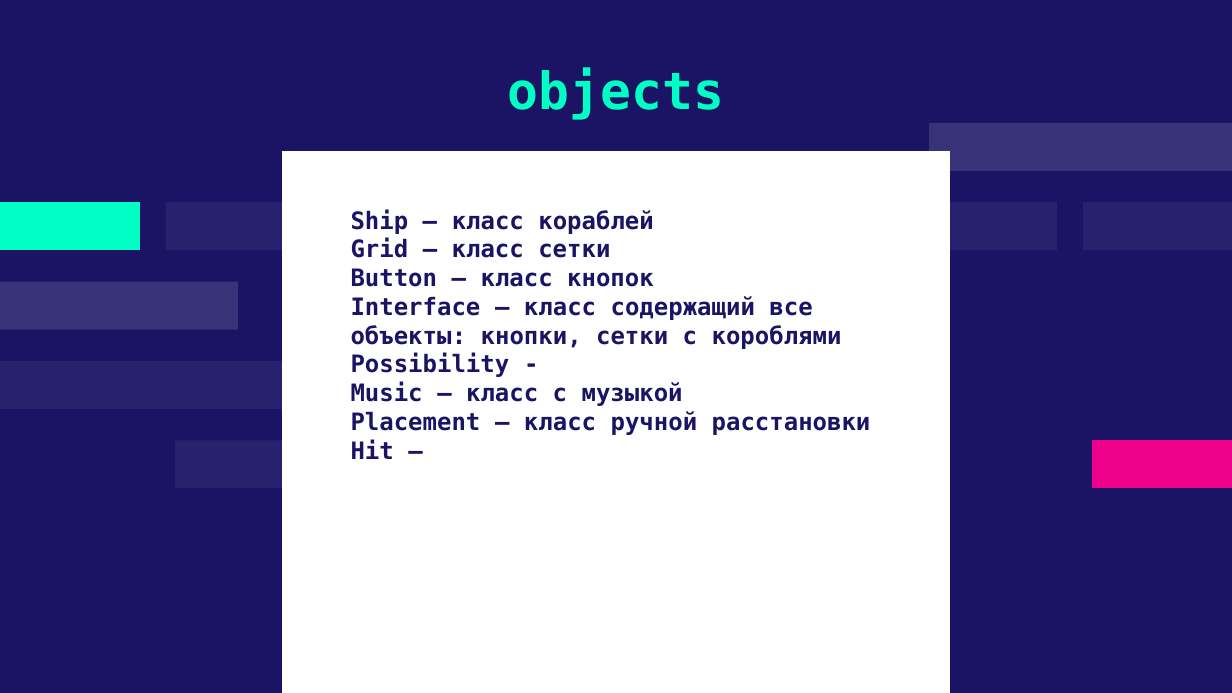
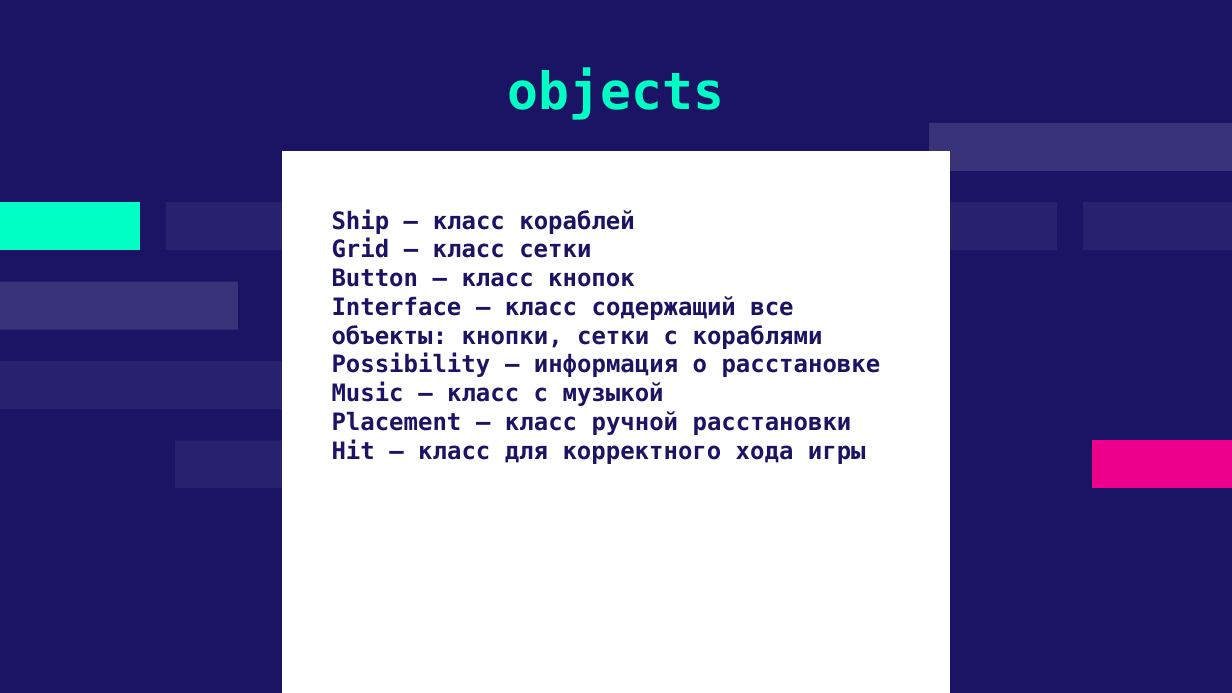
Before and after one commit to RailGrey/Sea-battle, a slide deck: slide 9 of Project.pptx. Drawn at 1232x693 pixels with LibreOffice and Linux fonts; fonts in the diff are those of the drawing. Boxes give left, top, right and bottom in pixels: in the first picture for what was removed or moved away, otherwise in the second. Text is boxed around its words. In the diff, an @@ line names an element or a change of style, - is before the commit and + after.

Commit message:
Some changes

```diff
--- a/Project.pptx
+++ b/Project.pptx
@@ text "Ship – класс кораблей": place and size @@
-text "Ship – класс кораблей" at (351, 209, 871, 459)
+text "Ship – класс кораблей" at (332, 209, 881, 464)
@@ text at (332, 296, 881, 377): text changed @@
-Interface – класс содержащий все объекты: кнопки, сетки с короблями
-Possibility -
+Interface – класс содержащий все объекты: кнопки, сетки с кораблями
+Possibility – информация о расстановке
@@ text at (332, 439, 866, 464): text changed @@
-Hit –
+Hit – класс для корректного хода игры
```
Also in this commit, not shown: 16 slides removed.
